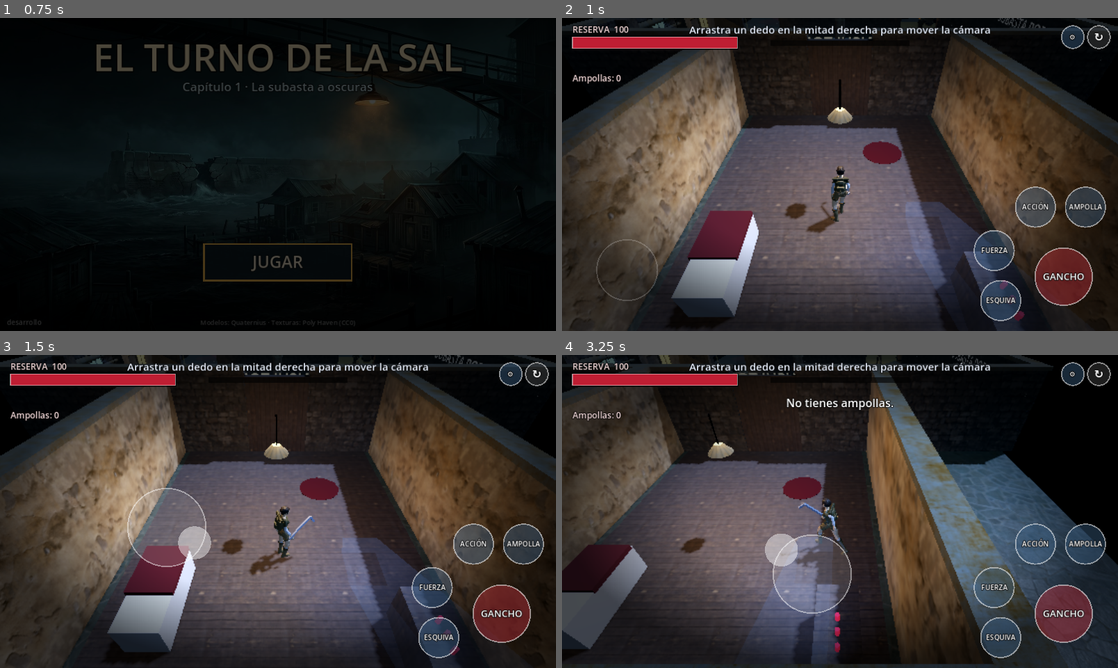
Above: before the commit, frames 1-4 (two rows, left to right).
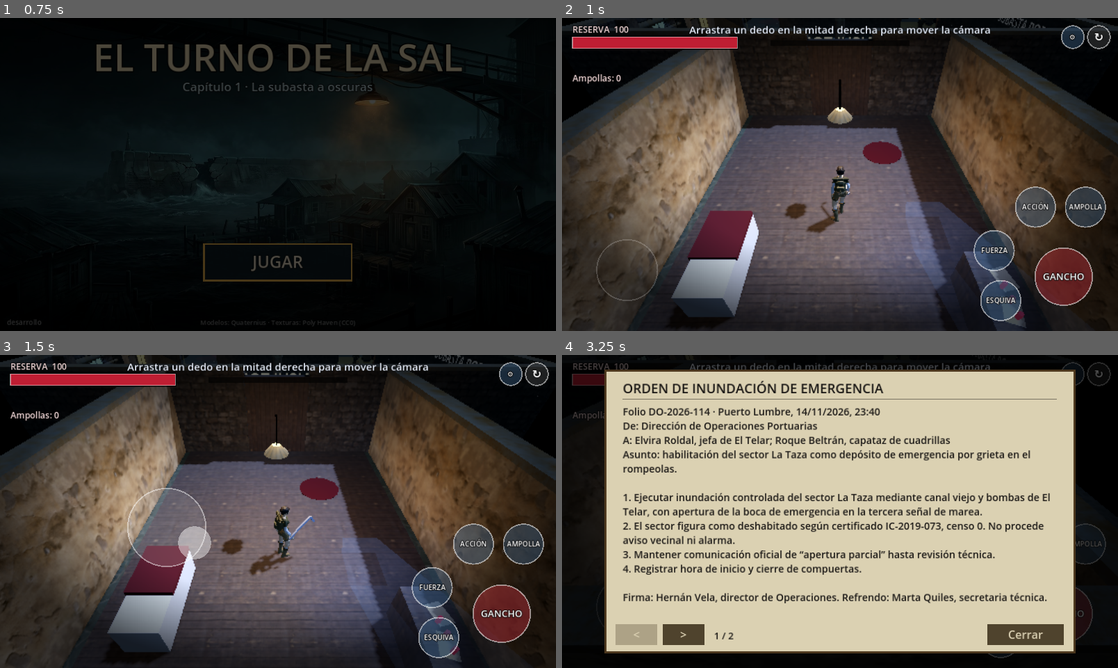
Above: after the commit, the same moments.

Repository: iskyhigh00/GpA
Game: Godot game, scene res://scenes/title.tscn
Same seed, same stepped clock (60 frames per second), same inputs: the game is played once before the commit and once after it.
Inputs (mouse positions are in pixels of both pictures, inside the frame that each line leads up to):
- Up to frame 1 (0.75 s): tap Enter at 0.5 s; move the mouse to (400, 158) at 0.52 s; hold D from 0.53 s (still down); tap J at 0.6 s; click (400, 158) at 0.67 s
- Up to frame 2 (1 s): keep holding D; tap Space at 0.77 s
- Up to frame 3 (1.5 s): release D at 1.25 s; drag from (166, 527) to (250, 574) at 1.27 s
- Up to frame 4 (3.25 s): move the mouse to (895, 442) at 2.02 s; hold D (move_right) 2.03-2.75 s; hold E (action) 2.03-2.75 s; tap R (ampoule) at 2.1 s; drag from (812, 574) to (673, 464) at 2.77 s

Frame 1 is identical in both runs. In frame 2, 0.3% of the frame differs, in the area x 76-84%, y 79-99%; in frame 3, 0.3%; in frame 4, 88%, in the area x 0-100%, y 0-100%.

Commit message:
Lector de folios y papeles sobre la mesa del consultorio
Co-Authored-By: Claude Sonnet 5.5 <noreply@anthropic.com>
Claude-Session: https://claude.ai/code/session_014vvngXY1qH63ojqbti9ztP

Diff:
--- a/scripts/hud.gd
+++ b/scripts/hud.gd
@@ -10,6 +10,7 @@
 signal ampoule_pressed
 signal restart_pressed
 signal settings_toggled(open: bool)
+signal docs_toggled(open: bool)
 signal update_pressed
 signal browser_pressed
 signal play_again_pressed
@@ -47,6 +48,9 @@
 var time := 0.0
 var vignette: GradientTexture2D
 var settings_visible := false
+var doc_visible := false
+var doc_list: Array[Dictionary] = []
+var doc_page := 0
 var version_text := "dev"
 var updater: Updater
 
@@ -111,6 +115,43 @@
 	return Rect2(vs.x * 0.5 - 200.0, vs.y * 0.5 + 134.0, 400.0, 44.0)
 
 
+func doc_panel() -> Rect2:
+	var vs := view_size()
+	return Rect2(vs.x * 0.5 - 540.0, 36.0, 1080.0, vs.y - 72.0)
+
+
+func doc_button(which: String) -> Rect2:
+	var pr := doc_panel()
+	var y := pr.end.y - 64.0
+	match which:
+		"prev":
+			return Rect2(pr.position.x + 24.0, y, 96.0, 48.0)
+		"next":
+			return Rect2(pr.position.x + 132.0, y, 96.0, 48.0)
+		_:
+			return Rect2(pr.end.x - 200.0, y, 176.0, 48.0)
+
+
+func open_docs(list: Array[Dictionary], page: int = 0) -> void:
+	if list.is_empty():
+		return
+	doc_list = list
+	doc_page = clampi(page, 0, list.size() - 1)
+	doc_visible = true
+	get_tree().paused = true
+	touches.clear()
+	stick_index = -1
+	move_vec = Vector2.ZERO
+	held.clear()
+	docs_toggled.emit(true)
+
+
+func close_docs() -> void:
+	doc_visible = false
+	get_tree().paused = false
+	docs_toggled.emit(false)
+
+
 func set_settings(open: bool) -> void:
 	settings_visible = open
 	get_tree().paused = open
@@ -152,6 +193,9 @@
 # ---------------------------------------------------------------- toques
 
 func _input(event: InputEvent) -> void:
+	if doc_visible and (event.is_action_pressed("action") or event.is_action_pressed("ui_cancel")):
+		close_docs()
+		return
 	if event is InputEventScreenTouch:
 		var t := event as InputEventScreenTouch
 		if t.pressed:
@@ -178,6 +222,14 @@
 	if end_visible:
 		if play_again_rect().has_point(pos):
 			play_again_pressed.emit()
+		return
+	if doc_visible:
+		if doc_button("prev").has_point(pos):
+			doc_page = maxi(0, doc_page - 1)
+		elif doc_button("next").has_point(pos):
+			doc_page = mini(doc_list.size() - 1, doc_page + 1)
+		elif doc_button("close").has_point(pos):
+			close_docs()
 		return
 	if settings_visible:
 		if settings_rect("update").has_point(pos):
@@ -267,6 +319,8 @@
 		_draw_end(vs)
 	if settings_visible:
 		_draw_settings(vs)
+	if doc_visible:
+		_draw_doc(vs)
 
 
 func _draw_bar() -> void:
@@ -379,3 +433,29 @@
 	canvas.draw_rect(c, Color(0.3, 0.3, 0.3, 0.9))
 	canvas.draw_rect(c, Color(1, 1, 1, 0.6), false, 2.0)
 	_text(Vector2(c.position.x, c.position.y + 31.0), "Cerrar", 22, Color.WHITE, HORIZONTAL_ALIGNMENT_CENTER, c.size.x)
+
+
+func _draw_doc(vs: Vector2) -> void:
+	canvas.draw_rect(Rect2(Vector2.ZERO, vs), Color(0, 0, 0, 0.7))
+	var pr := doc_panel()
+	var paper := Color(0.86, 0.82, 0.7)
+	var ink := Color(0.1, 0.09, 0.08)
+	canvas.draw_rect(pr, paper)
+	canvas.draw_rect(pr, Color(0.3, 0.22, 0.12), false, 4.0)
+	var d: Dictionary = doc_list[doc_page]
+	var inner := pr.size.x - 80.0
+	canvas.draw_string(font, Vector2(pr.position.x + 40.0, pr.position.y + 52.0), str(d["titulo"]), HORIZONTAL_ALIGNMENT_LEFT, inner, 30, ink)
+	canvas.draw_line(Vector2(pr.position.x + 40.0, pr.position.y + 66.0), Vector2(pr.end.x - 40.0, pr.position.y + 66.0), Color(ink, 0.5), 2.0)
+	var text := str(d["texto"])
+	var avail := pr.size.y - 66.0 - 100.0
+	var size := 24
+	while size > 15 and font.get_multiline_string_size(text, HORIZONTAL_ALIGNMENT_LEFT, inner, size).y > avail:
+		size -= 1
+	canvas.draw_multiline_string(font, Vector2(pr.position.x + 40.0, pr.position.y + 66.0 + size + 14.0), text, HORIZONTAL_ALIGNMENT_LEFT, inner, size, -1, ink)
+	for which in ["prev", "next", "close"]:
+		var r := doc_button(which)
+		var on: bool = which == "close" or (which == "prev" and doc_page > 0) or (which == "next" and doc_page < doc_list.size() - 1)
+		canvas.draw_rect(r, Color(0.25, 0.2, 0.12, 0.9 if on else 0.3))
+		var label := "<" if which == "prev" else (">" if which == "next" else "Cerrar")
+		canvas.draw_string(font, Vector2(r.position.x, r.position.y + 33.0), label, HORIZONTAL_ALIGNMENT_CENTER, r.size.x, 26, paper)
+	canvas.draw_string(font, Vector2(pr.position.x + 250.0, pr.end.y - 30.0), "%d / %d" % [doc_page + 1, doc_list.size()], HORIZONTAL_ALIGNMENT_LEFT, 120.0, 22, ink)
--- a/scripts/level.gd
+++ b/scripts/level.gd
@@ -13,6 +13,7 @@
 const AMPOULE_GAIN := 50.0
 const HOOK_COST := 2.0
 const CAM_GOAL := 1.5
+const DESK_POS := Vector3(-13.5, 0.0, 2.8)
 const KIT_POS := Vector3(16.5, 0.0, -3.5)
 const GRATE_CENTER := Vector3(17.0, 0.0, 4.5)
 const NAV_POINTS: Array[Vector3] = [
@@ -512,6 +513,11 @@
 		var vial := Gfx.cyl_m(0.04, 0.16, Gfx.mat_glow(Color(0.85, 0.1, 0.2), 1.2))
 		vial.position = Vector3(-0.4 + i * 0.25, 0.58, 0.0)
 		desk.add_child(vial)
+	for i in 2:
+		var paper := Gfx.box_m(Vector3(0.42, 0.012, 0.3), Gfx.mat_cloth(Color(0.86, 0.82, 0.7)))
+		paper.position = Vector3(0.25 - i * 0.55, 0.51, 0.1 - i * 0.12)
+		paper.rotation_degrees.y = 14.0 - i * 31.0
+		desk.add_child(paper)
 	var win := Gfx.box_m(Vector3(0.05, 1.4, 2.0), Gfx.mat_glow(Color(0.45, 0.6, 0.9), 1.4))
 	win.position = Vector3(-14.95, 2.0, -0.5)
 	add_child(win)
@@ -761,6 +767,9 @@
 	if dying:
 		return
 	var p := player.global_position
+	if flat_dist(p, DESK_POS) < 2.4:
+		hud.open_docs(Docs.get_docs(["orden", "dispensario"]))
+		return
 	if tray.state == Tray.S.READY and flat_dist(p, tray.start_pos()) < 2.4:
 		tray.push()
 		play("push")
@@ -1007,6 +1016,8 @@
 	var lines: Array[String] = []
 	var cost := 0.0
 	var p := player.global_position
+	if not done and not dying and flat_dist(p, DESK_POS) < 2.4:
+		lines.append("ACCIÓN: leer los folios de la mesa")
 	if phase == Phase.PLAY and not done and not dying:
 		if tray.state == Tray.S.READY and flat_dist(p, tray.start_pos()) < 2.4:
 			lines.append("ACCIÓN: empujar la bandeja")
--- a/test/run_demo_tests.gd
+++ b/test/run_demo_tests.gd
@@ -23,6 +23,7 @@
 	await _t9_dodge()
 	await _t10_settings()
 	await _t11_models()
+	await _t12_docs()
 	await _frames(10)
 	print("\n%d comprobaciones, %d fallos" % [checks, fails])
 	quit(1 if fails > 0 else 0)
@@ -460,3 +461,37 @@
 	check(gm.current == "HitRecieve_2" and gm.holding, "guardia desarmado: se queda vencido (%s)" % gm.current)
 	check(is_instance_valid(gm.hand_r) and is_instance_valid(lv.guard.baton), "el bastón sigue en su mano")
 	await free_level(lv)
+
+
+func _t12_docs() -> void:
+	print("12) Folios y pantalla de título")
+	var list := Docs.get_docs(["orden", "dispensario"])
+	check(list.size() == 2 and str(list[0]["titulo"]).contains("ORDEN"), "Docs entrega los dos folios del capítulo 1")
+	var lv := await new_level(false)
+	var p := lv.player
+	p.global_position = Vector3(-12.0, 0.1, 2.8)
+	await _frames(3)
+	check(lv.hud.prompts.any(func(m: String) -> bool: return m.contains("folios")), "aparece el aviso de leer los folios")
+	lv.do_action()
+	check(lv.hud.doc_visible and paused and lv.hud.doc_page == 0, "ACCIÓN abre el lector y pausa el juego")
+	var nx := lv.hud.doc_button("next").get_center()
+	touch(lv, 6, nx, true)
+	touch(lv, 6, nx, false)
+	check(lv.hud.doc_page == 1, "«>» pasa al segundo folio")
+	touch(lv, 6, nx, true)
+	touch(lv, 6, nx, false)
+	check(lv.hud.doc_page == 1, "no pasa del último folio")
+	var pv := lv.hud.doc_button("prev").get_center()
+	touch(lv, 7, pv, true)
+	touch(lv, 7, pv, false)
+	check(lv.hud.doc_page == 0, "«<» vuelve al primero")
+	var cl := lv.hud.doc_button("close").get_center()
+	touch(lv, 8, cl, true)
+	touch(lv, 8, cl, false)
+	check(not lv.hud.doc_visible and not paused, "«Cerrar» reanuda el juego")
+	p.global_position = Vector3(-8.0, 0.1, 0.0)
+	await _frames(3)
+	check(not lv.hud.prompts.any(func(m: String) -> bool: return m.contains("folios")), "lejos de la mesa no hay aviso")
+	await free_level(lv)
+	var ts: Script = load("res://scripts/title.gd")
+	check(ts != null and ProjectSettings.get_setting("application/run/main_scene") == "res://scenes/title.tscn", "la escena principal es la pantalla de título")
Not shown, changed: HANDOFF.md
